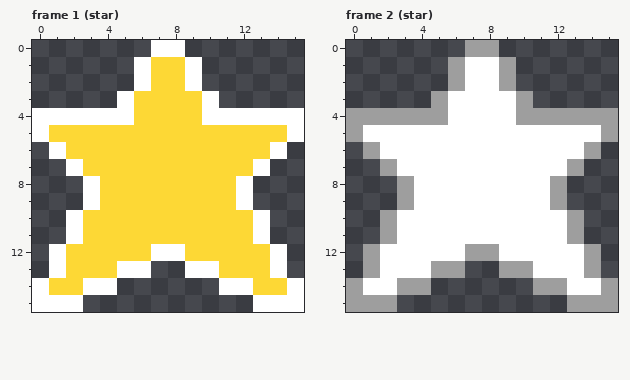
Two states of a pixel-art file, Assets/AnimationImporter/star.ase. The picture above is the old version.
16x16 pixels, 2 frames. Shown: frame 1 (star), frame 2 (star).
After:
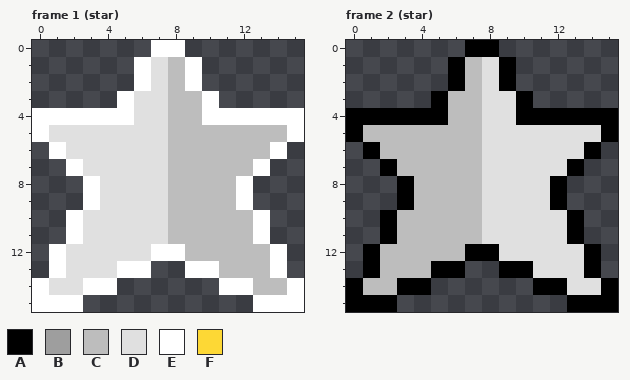
Palette (. is transparent): A #000000  B #9e9e9e  C #bdbdbd  D #e0e0e0  E #ffffff  F #fdd835
From old to new:
Changed rows in their new state; - is an unchanged pixel.
Frame 1 (star):
first column x 1:
 1 ------DC------
 2 ------DC------
 3 -----DDCC-----
 4 -----DDCC-----
 5 DDDDDDDCCCCCCC
 6 -DDDDDDCCCCCC-
 7 --DDDDDCCCCC--
 8 ---DDDDCCCC---
 9 ---DDDDCCCC---
10 --DDDDDCCCCC--
11 --DDDDDCCCCC--
12 -DDDDD--CCCCC-
13 -DDD------CCC-
14 DD----------CC
Frame 2 (star):
first column x 0:
 0 -------AA-------
 1 ------ACDA------
 2 ------ACDA------
 3 -----ACCDDA-----
 4 AAAAAACCDDAAAAAA
 5 ACCCCCCCDDDDDDDA
 6 -ACCCCCCDDDDDDA-
 7 --ACCCCCDDDDDA--
 8 ---ACCCCDDDDA---
 9 ---ACCCCDDDDA---
10 --ACCCCCDDDDDA--
11 --ACCCCCDDDDDA--
12 -ACCCCCAADDDDDA-
13 -ACCCAA--AADDDA-
14 ACCAA------AADDA
15 AAA----------AAA
Boxes around the changes in both pictures, in picture pixels (x1, y1, x2, y2):
changed: (49, 57, 287, 295)
changed: (346, 40, 618, 312)
